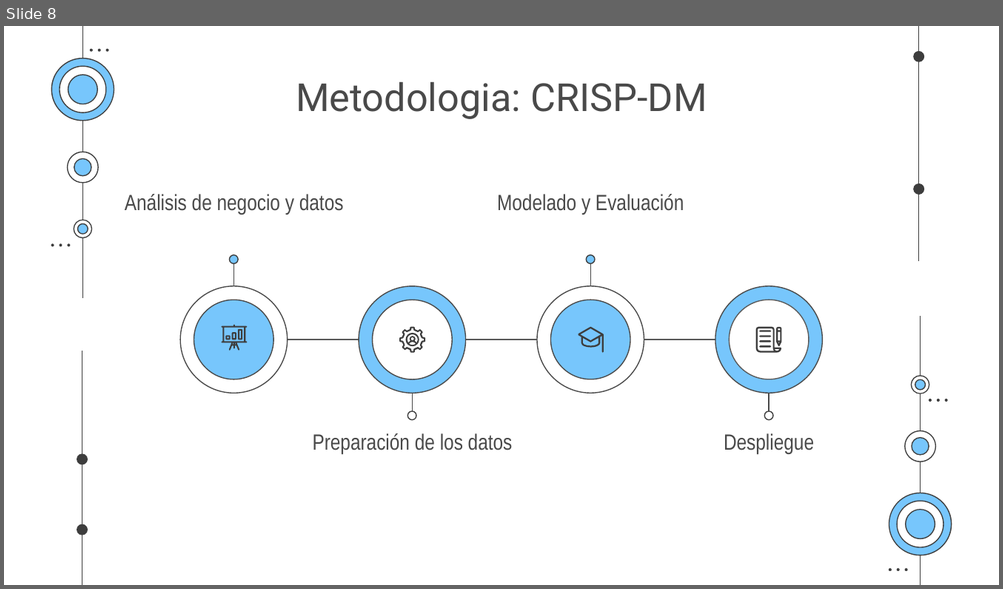
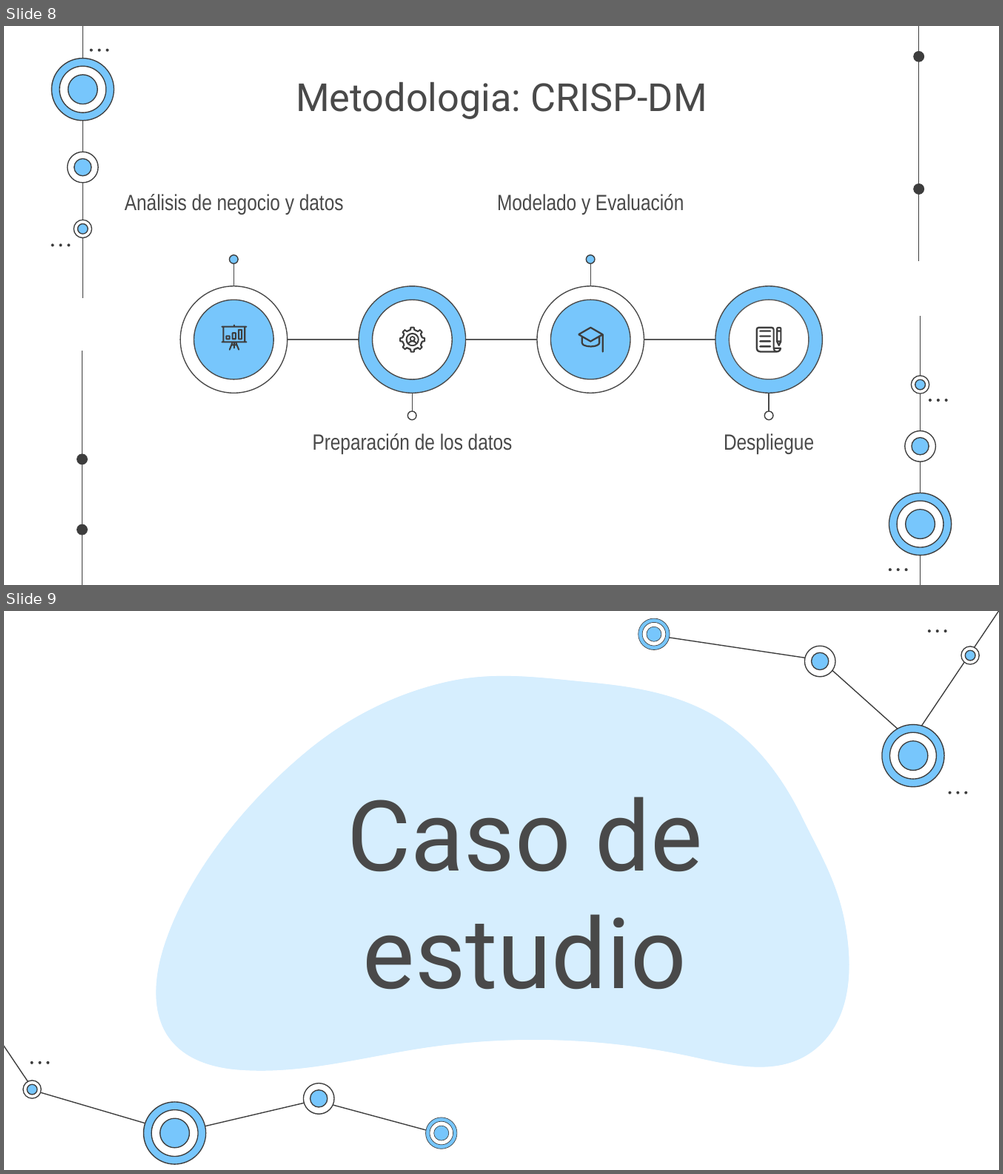
Before and after one commit to g1AI/SAI_PYMES, a slide deck: 6. Despliegue/AI En PYMES.pptx. Shown one above the other, each under a label of ours: slide 8 before the commit, slides 8 and 9 after it. The pictures are 1003x589 and 1003x1174 pixels, drawn with LibreOffice and Linux fonts; fonts in the diff are those of the drawing. Boxes give left, top, right and bottom in pixels: in the first picture for what was removed or moved away, otherwise in the second. Text is boxed around its words. In the diff, an @@ line names an element or a change of style, - is before the commit and + after.

```diff
--- a/6. Despliegue/AI En PYMES.pptx
+++ b/6. Despliegue/AI En PYMES.pptx
@@ slide 9 added at <box>4,611,999,1170</box>, background #FFFFFF @@
@@ freeform shape added at <box>151,675,854,1071</box>, fill #D6EEFE @@
@@ freeform shape added at <box>156,677,848,1071</box>, fill #D6EEFE @@
@@ title added at <box>347,797,702,990</box>, 71 pt, text #494949 @@
+Caso de estudio
@@ group added at <box>4,611,999,1166</box>: 40 freeform shapes, 9 ellipses, 7 lines @@
```
Also in this commit, not shown: 8 slides changed, 6 other slides added, 1 slide removed.
